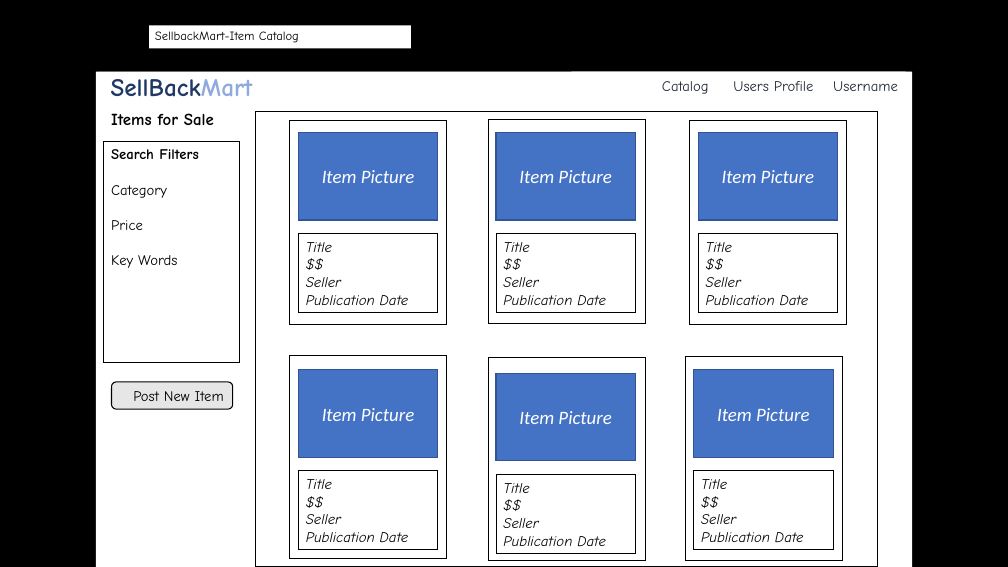
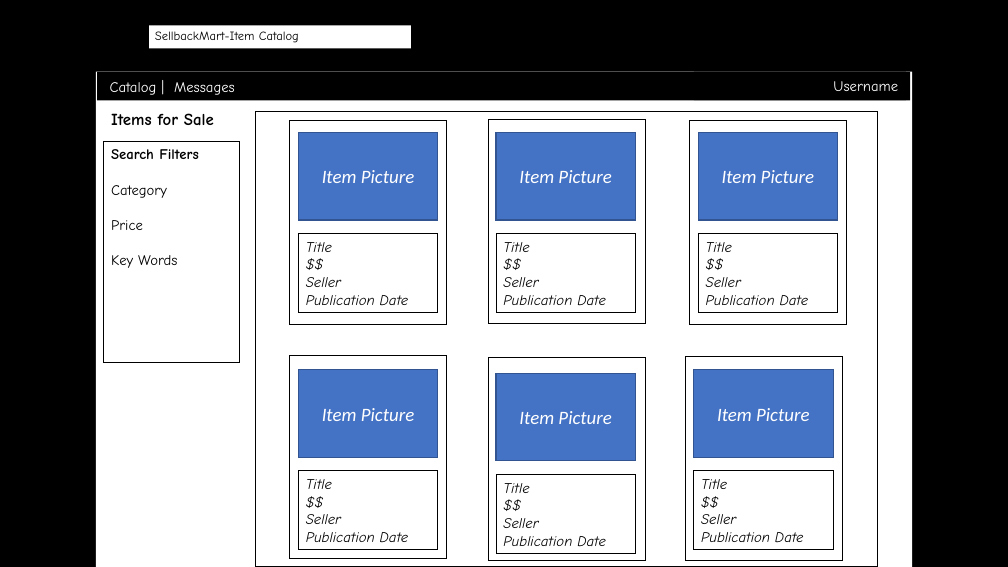
Before and after one commit to byllynho/SellBackMart, a slide deck: slide 7 of docs/wireframes/wireframes.pptx. Drawn at 1008x567 pixels with LibreOffice and Linux fonts; fonts in the diff are those of the drawing; background and template pictures are left out. Boxes give left, top, right and bottom in pixels: in the first picture for what was removed or moved away, otherwise in the second. Text is boxed around its words. In the diff, an @@ line names an element or a change of style, - is before the commit and + after.

```diff
--- a/docs/wireframes/wireframes.pptx
+++ b/docs/wireframes/wireframes.pptx
@@ rectangle "Catalog | Messages" at box(98, 72, 910, 101): fill #FFFFFF to #000000 @@
@@ text in rectangle at box(110, 82, 235, 95): text changed; size 24 to 14 pt; text colour #203864 to #FFFFFF; bold off @@
-SellBackMart
+Catalog | Messages
@@ rectangle "Username" at box(694, 72, 906, 101): fill #FFFFFF to #000000 @@
@@ rectangle "Username": place and size @@
-rectangle "Username" at box(572, 72, 906, 101)
+rectangle "Username" at box(694, 72, 906, 101)
@@ text in rectangle at box(833, 81, 898, 91): text changed; text colour #222A35 to #FFFFFF @@
-Catalog Users Profile Username
+Username
@@ rounded rectangle removed at box(112, 382, 233, 409) @@
-Post New Item
```
Also in this commit, not shown: 10 other slides changed, 1 slide removed, 19 other files.
